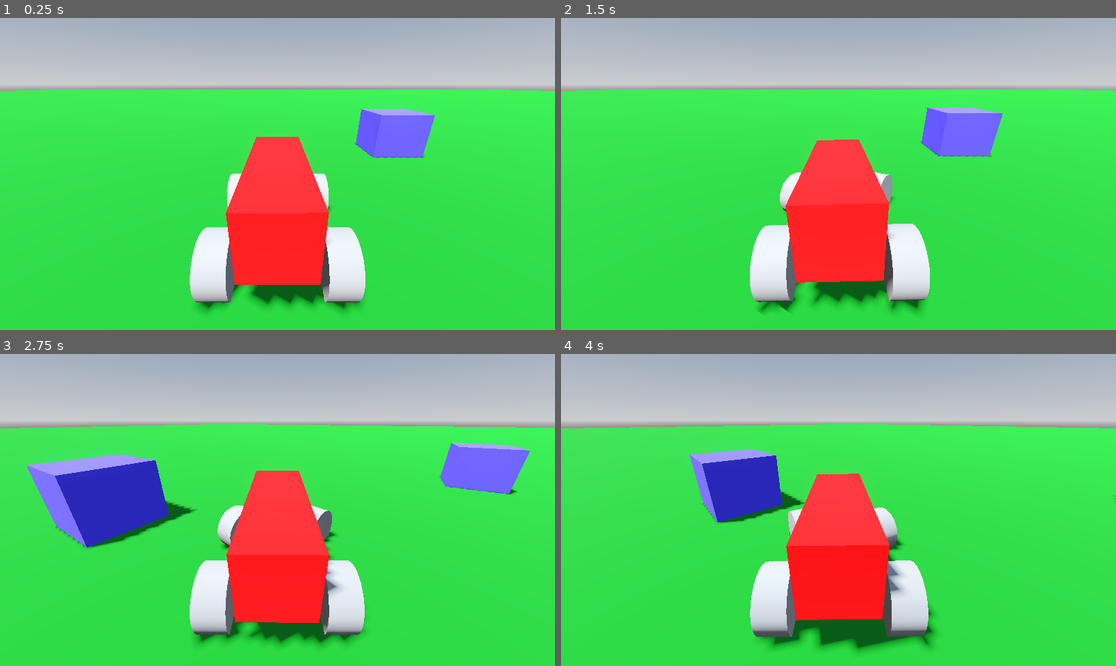
Above: before the commit, frames 1-4 (two rows, left to right).
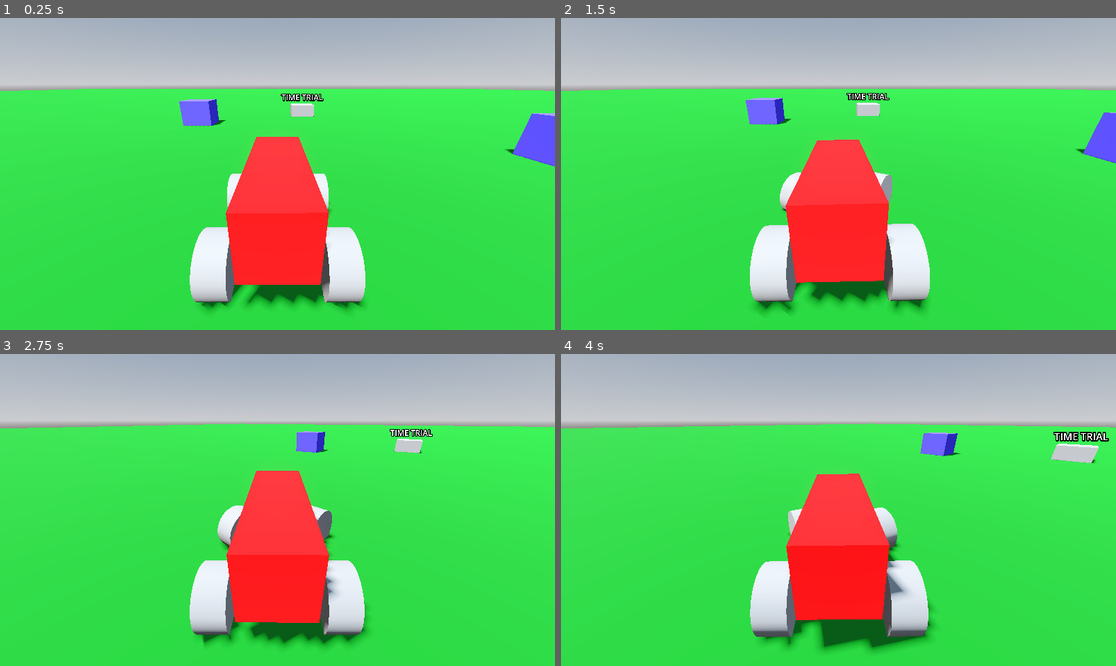
Above: after the commit, the same moments.

Repository: mje819/CarWorld
Game: Godot game, scene res://World/world.tscn
The game is run twice, just before and just after one commit, with the same random seed, the same clock (stepped at 60 frames per second) and the same inputs.
Inputs:
- Up to frame 1 (0.25 s): no input
- Up to frame 2 (1.5 s): hold D (turn_right) 0.53-1.28 s; hold S (brake) from 1.28 s (still down)
- Up to frame 3 (2.75 s): release S (brake) at 2.03 s; hold D (turn_right) from 2.03 s (still down)
- Up to frame 4 (4 s): release D (turn_right) at 2.78 s; hold Space (accelerate) 2.78-3.53 s; hold A (turn_left) from 3.53 s (still down)

The runs differ from the first frame. In frame 1, 4.2% of the frame differs, in the area x 2-100%, y 22-94%; in frame 2, 4.1%; in frame 3, 9.1%, in the area x 3-100%, y 22-94%; in frame 4, 5.4%.

Commit message:
create checkpoints wip

Diff:
--- a/World/world.tscn
+++ b/World/world.tscn
@@ -38,16 +38,15 @@
 material = SubResource("StandardMaterial3D_3f78f")
 
 [node name="Car" parent="." unique_id=16548500 instance=ExtResource("1_62w18")]
-transform = Transform3D(1, 0, 0, 0, 1, 0, 0, 0, 1, 0, 0.65, 0)
+transform = Transform3D(1, 0, 0, 0, 1, 0, 0, 0, 1, 1.1434312, 0.65, -8.421466)
 
 [node name="WorldObstacle" parent="." unique_id=383658853 instance=ExtResource("2_8a836")]
-transform = Transform3D(1, 0, 0, 0, 1, 0, 0, 0, 1, 2.3995054, 0.33358693, -2.2080088)
+transform = Transform3D(1, 0, 0, 0, 1, 0, 0, 0, 1, 3.997307, 0.33358693, -2.2080088)
 
 [node name="WorldObstacle2" parent="." unique_id=25296065 instance=ExtResource("2_8a836")]
-transform = Transform3D(1, 0, 0, 0, 1, 0, 0, 0, 1, -2.439541, 0.33358693, 2.801567)
+transform = Transform3D(1, 0, 0, 0, 1, 0, 0, 0, 1, -4.363549, 0.33358693, -6.391548)
 
 [node name="TimeTrialStart" parent="." unique_id=744200815 node_paths=PackedStringArray("track") instance=ExtResource("3_j8job")]
-transform = Transform3D(1, 0, 0, 0, 1, 0, 0, 0, 1, -5.3063674, 0, -3.004191)
 track = NodePath("Track1")
 
 [node name="Track1" parent="TimeTrialStart" unique_id=1196417104 instance=ExtResource("4_3f78f")]
